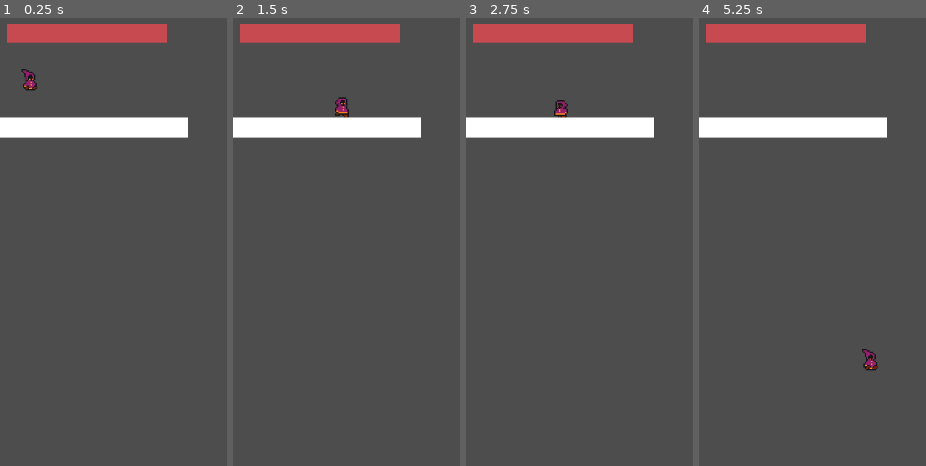
Above: before the commit, frames 1-4 (left to right).
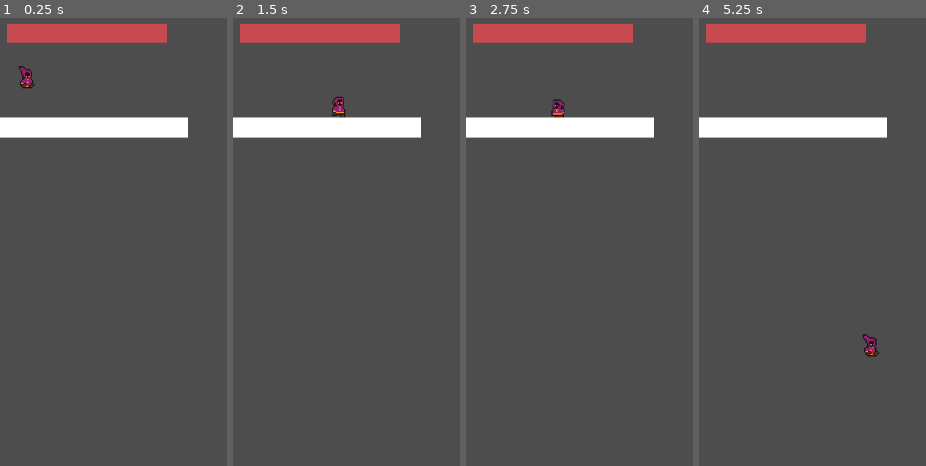
Above: after the commit, the same moments.

Repository: 38patrick2/Final_Project_VGP
Game: Godot game, scene res://Player/testlevel.tscn
Two runs of this game, one before a commit and one after it. Both use one fixed random seed, a clock stepped at 60 frames per second and the inputs below. This scene is started directly instead of the project's main scene.
Inputs (mouse positions are in pixels of both pictures, inside the frame that each line leads up to):
- Up to frame 1 (0.25 s): no input
- Up to frame 2 (1.5 s): move the mouse to (outside the picture) at 0.52 s; hold D (move_right) from 0.53 s (still down); move the mouse to (outside the picture) at 1.27 s
- Up to frame 3 (2.75 s): move the mouse to (outside the picture) at 2.02 s; release D (move_right) at 2.03 s; hold A (move_left) from 2.03 s (still down)
- Up to frame 4 (5.25 s): move the mouse to (outside the picture) at 2.77 s; release A (move_left) at 2.78 s; hold D (move_right) 2.78-4.28 s; move the mouse to (outside the picture) at 3.52 s; move the mouse to (857, 174) at 4.27 s; hold A (move_left) 4.28-5.03 s; move the mouse to (outside the picture) at 5.02 s; hold D (move_right) from 5.03 s (still down)

The runs differ from the first frame. In frame 1, 0.3% of the frame differs, in the area x 8-17%, y 10-17%; in frame 2, 0.2%; in frame 3, 0.2%; in frame 4, 0.4%, in the area x 71-80%, y 70-79%.

Commit message:
added health bar for player final

Diff:
--- a/Player/player.tscn
+++ b/Player/player.tscn
@@ -37,7 +37,7 @@
 [ext_resource type="Texture2D" uid="uid://ccwjtwgvpsnlu" path="res://Assets/Little Mage/Run/Run4.png" id="28_xvuvw"]
 [ext_resource type="Texture2D" uid="uid://dq0wdlq47w2ai" path="res://Assets/Little Mage/Run/Run5.png" id="29_ybw74"]
 [ext_resource type="Texture2D" uid="uid://cbo42mn71oplf" path="res://Assets/Little Mage/Run/Run6.png" id="30_abl1s"]
-[ext_resource type="PackedScene" uid="uid://bl3s4686pe02y" path="res://player_ui.tscn" id="38_mct53"]
+[ext_resource type="PackedScene" path="res://player_ui.tscn" id="38_tyjof"]
 
 [sub_resource type="SpriteFrames" id="SpriteFrames_nebuq"]
 animations = [{
@@ -187,13 +187,13 @@
 script = ExtResource("1_50ms3")
 
 [node name="AnimatedSprite2D" type="AnimatedSprite2D" parent="."]
-position = Vector2(42, 74)
+position = Vector2(37.5, 70.5)
 scale = Vector2(1.78125, 1.96875)
 sprite_frames = SubResource("SpriteFrames_nebuq")
-animation = &"idle"
+animation = &"attack"
 
 [node name="CollisionShape2D" type="CollisionShape2D" parent="."]
-position = Vector2(42, 75)
+position = Vector2(37.75, 72)
 shape = SubResource("RectangleShape2D_nti2j")
 
-[node name="PlayerUI" parent="." instance=ExtResource("38_mct53")]
+[node name="PlayerUI" parent="." instance=ExtResource("38_tyjof")]
